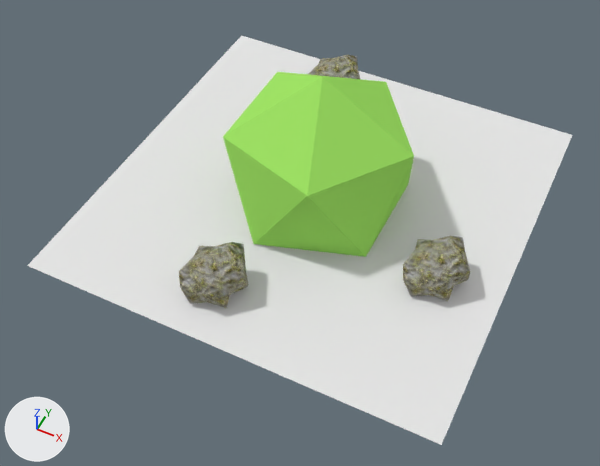
A saved change to the Blender file Blender/garden_tile.blend.
Both versions are drawn from a camera (50 mm lens) standing at (2.39, -5.22, 5.87) and looking at (0.13, -0.69, 0.2). Lighting does not change. The marker at lower left points along +X, +Y and +Z.
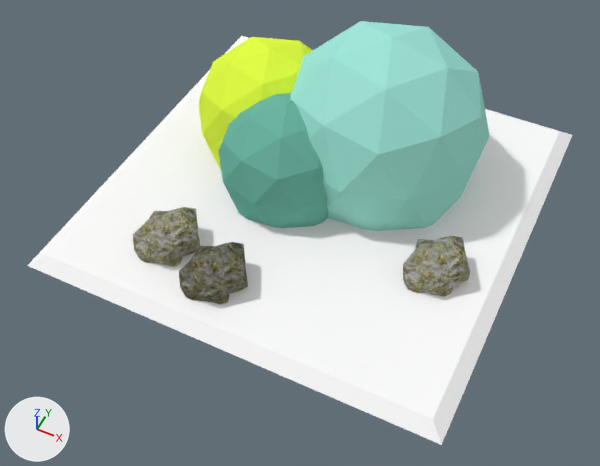
Commit message: Tree tile

Location of each change, [x1, y1, x2, y2] in pixels of the pictures (600 x 466 px):
'Plane.001', reshaped: [28, 36, 572, 445] in both
'Icosphere', reshaped, moved (13% taller): before [223, 72, 414, 257]; after [290, 21, 490, 231]
'Icosphere.002', added (cyan): after [218, 93, 329, 228]
'Icosphere.007', added (green): after [198, 37, 313, 170]
'Icosphere.008', added: after [179, 242, 248, 305]
'Icosphere.009', added: after [133, 207, 200, 267]
'Icosphere.001', unchanged, covered by the edit: before [179, 242, 248, 308]

Edits to the bpy script that builds the scene:
```text
Change mat_material:
    mat_material.base_color: (0.8, 0.8, 0.8) -> (1.0, 1.0, 1.0)  # white #e7e7e7 -> white #ffffff
Add mat_material_009:
    mat_material_009 = diffuse_material('Material.009')
    mat_material_009.base_color = (0.361, 0.8, 0.7)  # cyan #a2e7da
Add mat_material_004:
    mat_material_004 = diffuse_material('Material.004')
    mat_material_004.base_color = (0.156, 0.462, 0.369)  # cyan #6eb5a4
Add mat_material_005:
    mat_material_005 = diffuse_material('Material.005')
    mat_material_005.base_color = (0.774, 1.0, 0.0629)  # green #e4ff47
Change me_icosphere:
    used by ob_icosphere; location = (0.131, -0.062, 0.0)
    remove me_icosphere.from_pydata(...)  # 12 vertices, 20 faces; spans x -1.03..0.76, y -0.79..0.91, z 0.0..1.45
    remove me_icosphere.materials.append(mat_material_002)  # green #a3e767
    add me_icosphere.from_pydata(...)  # 42 vertices, 80 faces; spans x -0.95..0.95, y -1.0..1.0, z 0.0..1.63
    me_icosphere part 1
    11 vertices are removed from x -1.03..0.76, y -0.79..0.91, z 0.01..1.45
    20 faces are deleted
    41 vertices are added at x -0.95..0.95, y -1.0..1.0, z 0.0..1.63
    80 new faces join them
    add me_icosphere.materials.append(mat_material_009)  # cyan #a2e7da
Change me_plane:
    where me_plane.from_pydata(...)  # 4 vertices, 1 face; spans x -1.0..1.0, y -1.0..1.0, z 0.0
    used by ob_plane_001; location = (0.0, 0.0, 0.0); scale = (2.0, 2.0, 1.0)
    verts and faces of me_plane; kept vertices keep their numbers, new ones are numbered from 4
    before: 0 (-1.0, -1.0, 0.0) at pixel (27, 265), 1 (1.0, -1.0, 0.0) at pixel (441, 444), 2 (-1.0, 1.0, 0.0) at pixel (241, 35), 3 (1.0, 1.0, 0.0) at pixel (572, 135)
    me_plane part 2
    add delete_faces([(0, 1, 3, 2)])
    add verts[4] = (-0.94, 0.94, 0.09)  # pixel (245, 37)
    add verts[5] = (-0.94, -0.94, 0.09)  # pixel (45, 254)
    add verts[6] = (0.94, -0.94, 0.09)  # pixel (433, 418)
    add verts[7] = (0.94, 0.94, 0.09)  # pixel (559, 132)
    add faces += [(0, 2, 3, 1), (4, 5, 6, 7), (0, 1, 6, 5), (1, 3, 7, 6), (0, 5, 4, 2), (2, 4, 7, 3)]
Add me_icosphere_003:
    me_icosphere_003.from_pydata(...)  # 42 vertices, 80 faces; spans x -0.95..0.95, y -1.0..1.0, z 0.0..1.63
    me_icosphere_003.materials.append(mat_material_004)  # cyan #6eb5a4
Add me_icosphere_008:
    me_icosphere_008.from_pydata(...)  # 42 vertices, 80 faces; spans x -0.95..0.95, y -1.0..1.0, z 0.0..1.63
    me_icosphere_008.materials.append(mat_material_005)  # green #e4ff47
Change ob_icosphere:
    ob_icosphere.location: (0.131, -0.062, 0.0) -> (0.399, 0.548, 0.0)
Add ob_icosphere_002:
    ob_icosphere_002 = bpy.data.objects.new('Icosphere.002', me_icosphere_003)
    ob_icosphere_002.location = (-0.31, -0.07, 0.0)
    ob_icosphere_002.scale = (0.676, 0.676, 0.676)
Add ob_icosphere_007:
    ob_icosphere_007 = bpy.data.objects.new('Icosphere.007', me_icosphere_008)
    ob_icosphere_007.location = (-0.748, 0.428, 0.0)
    ob_icosphere_007.scale = (0.75, 0.75, 0.75)
Add ob_icosphere_008:
    ob_icosphere_008 = bpy.data.objects.new('Icosphere.008', me_icosphere_005.copy())  # the mesh of ob_icosphere_005
    ob_icosphere_008.location = (-0.34, -1.486, 0.0)
    ob_icosphere_008.scale = (0.298, 0.298, 0.298)
Add ob_icosphere_009:
    ob_icosphere_009 = bpy.data.objects.new('Icosphere.009', me_icosphere_005.copy())  # the mesh of ob_icosphere_005
    ob_icosphere_009.location = (-0.936, -1.309, 0.0)
    ob_icosphere_009.scale = (0.298, 0.298, 0.298)
```
